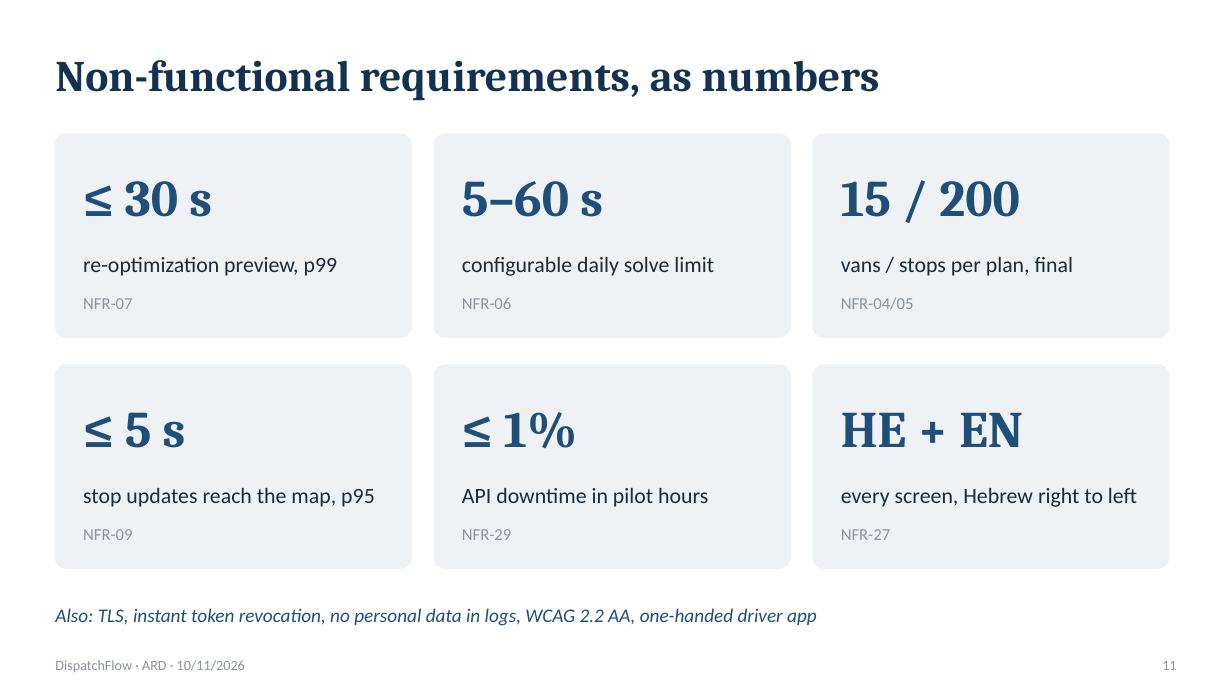
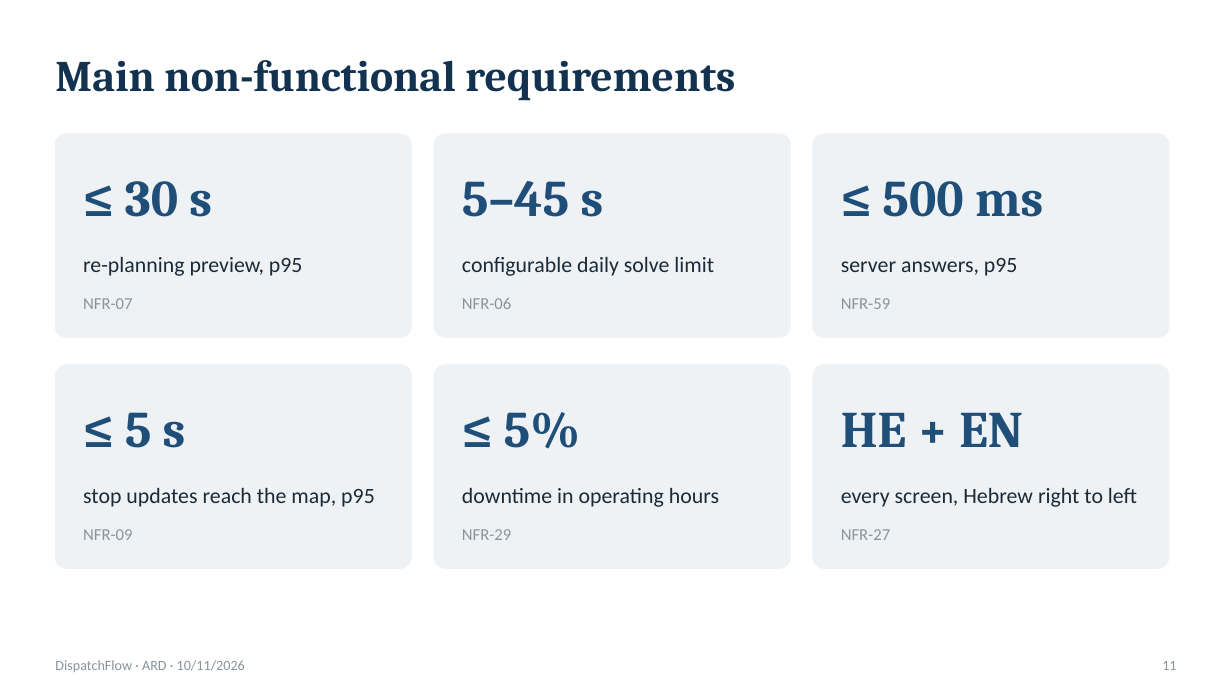
Before and after one commit to NaimElijah/DispatchFlow, a slide deck: slide 11 of docs/presentations/ARD/DispatchFlow_ARD_Presentation.pptx. Drawn at 1232x693 pixels with LibreOffice and Linux fonts; fonts in the diff are those of the drawing. Boxes give left, top, right and bottom in pixels: in the first picture for what was removed or moved away, otherwise in the second. Text is boxed around its words. In the diff, an @@ line names an element or a change of style, - is before the commit and + after.

Commit message:
docs: update the ARD and its presentation
The ARD and its presentation from #31 were reviewed and revised. The
ARD is now version 1.0 of 10 November 2026, derived from the course
ARD template; it names all four team members and ends with the plan
for the proof of concept. The presentation (15 slides) is revised
with it.

Closes #38
Closes #39

```diff
--- a/docs/presentations/ARD/DispatchFlow_ARD_Presentation.pptx
+++ b/docs/presentations/ARD/DispatchFlow_ARD_Presentation.pptx
@@ title at [55, 60, 735, 101]: text changed @@
-Non-functional requirements, as numbers
+Main non-functional requirements
@@ text at [462, 181, 604, 217]: text changed @@
-5–60 s
+5–45 s
@@ text at [882, 181, 1043, 217]: text changed @@
-15 / 200
+≤ 500 ms
@@ text at [83, 257, 303, 276]: text changed @@
-re-optimization preview, p99
+re-planning preview, p95
@@ text at [841, 258, 1018, 276]: text changed @@
-vans / stops per plan, final
+server answers, p95
@@ text at [841, 298, 890, 309]: text changed @@
-NFR-04/05
+NFR-59
@@ text at [504, 412, 581, 449]: text changed @@
-≤ 1%
+≤ 5%
@@ text at [462, 488, 719, 507]: text changed @@
-API downtime in pilot hours
+downtime in operating hours
@@ text removed at [55, 608, 817, 626] @@
-Also: TLS, instant token revocation, no personal data in logs, WCAG 2.2 AA, one-handed driver app
```
Also in this commit, not shown: 7 other slides changed, 7 slides added, 8 slides removed, 1 other file.
